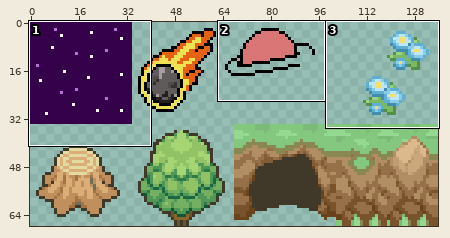
Sprite sheet, stored at asprite/tileset.png. The first picture is a wide view before the edit; the outline marks the close-up.
Close-up. Before the edit:
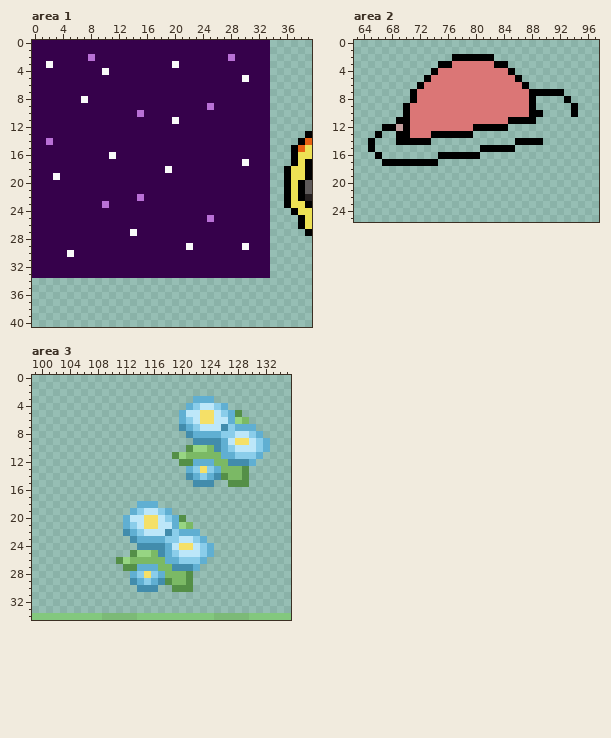
The file is 136x68 pixels. Colours within 5 levels of each other are drawn and written as one. Shown: area 1: x 0..39, y 0..40; area 2: x 63..97, y 0..25; area 3: x 99..135, y 0..34.
After:
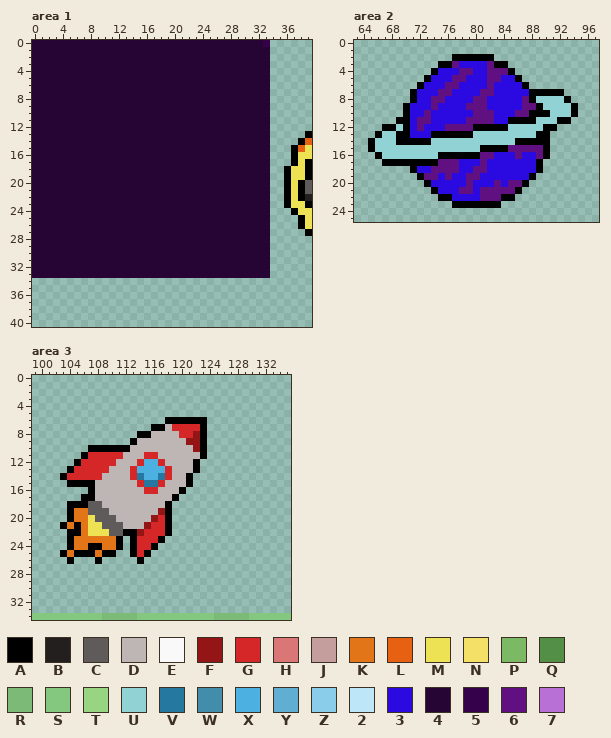
Palette (. is transparent): A #000000  B #241f1f  C #5f5b5b  D #beb5b5  E #f9f9f9  F #941515  G #d52727  H #db7676  J #c49d9d  K #e17518  L #e76112  M #ede154  N #f5e067  P #7bb965  Q #548f47  R #7cba77  S #83c87e  T #97d583  U #91d2d5  V #2578a0  W #428cac  X #4cb1e1  Y #60afd2  Z #8acdea  2 #bde7f9  3 #2b0ae1  4 #260434  5 #36014b  6 #611082  7 #b970d6
The commit says: Rakete gezeichnet
Difference:
--- area 1
@@ x 0..39 @@
- 0 5555555555555555555555555555555555......
- 1 5555555555555555555555555555555555......
- 2 5555555575555555555555555555755555......
- 3 55E55555555555555555E5555555555555......
- 4 5555555555E55555555555555555555555......
- 5 555555555555555555555555555555E555......
- 6 5555555555555555555555555555555555......
- 7 5555555555555555555555555555555555......
- 8 5555555E55555555555555555555555555......
- 9 5555555555555555555555555755555555......
-10 5555555555555557555555555555555555......
-11 55555555555555555555E5555555555555......
-12 5555555555555555555555555555555555......
-13 5555555555555555555555555555555555.....A
-14 5575555555555555555555555555555555....AL
-15 5555555555555555555555555555555555...ALM
-16 55555555555E5555555555555555555555...AMM
-17 555555555555555555555555555555E555...AMA
-18 5555555555555555555E55555555555555..AMMA
-19 555E555555555555555555555555555555..AMMA
-20 5555555555555555555555555555555555..AMAC
-21 5555555555555555555555555555555555..AMAC
-22 5555555555555557555555555555555555..AMAB
-23 5555555555755555555555555555555555..AMMA
-24 5555555555555555555555555555555555...AMM
-25 5555555555555555555555555755555555....AM
-26 5555555555555555555555555555555555....AM
-27 55555555555555E5555555555555555555.....A
-28 5555555555555555555555555555555555......
-29 5555555555555555555555E5555555E555......
-30 55555E5555555555555555555555555555......
-31 5555555555555555555555555555555555......
-32 5555555555555555555555555555555555......
-33 5555555555555555555555555555555555......
+ 0 4444444444444444444444444444444445......
+ 1 4444444444444444444444444444444444......
+ 2 4444444444444444444444444444444444......
+ 3 4444444444444444444444444444444444......
+ 4 4444444444444444444444444444444444......
+ 5 4444444444444444444444444444444444......
+ 6 4444444444444444444444444444444444......
+ 7 4444444444444444444444444444444444......
+ 8 4444444444444444444444444444444444......
+ 9 4444444444444444444444444444444444......
+10 4444444444444444444444444444444444......
+11 4444444444444444444444444444444444......
+12 4444444444444444444444444444444444......
+13 4444444444444444444444444444444444.....A
+14 4444444444444444444444444444444444....AL
+15 4444444444444444444444444444444444...ALM
+16 4444444444444444444444444444444444...AMM
+17 4444444444444444444444444444444444...AMA
+18 4444444444444444444444444444444444..AMMA
+19 4444444444444444444444444444444444..AMMA
+20 4444444444444444444444444444444444..AMAC
+21 4444444444444444444444444444444444..AMAC
+22 4444444444444444444444444444444444..AMAB
+23 4444444444444444444444444444444444..AMMA
+24 4444444444444444444444444444444444...AMM
+25 4444444444444444444444444444444444....AM
+26 4444444444444444444444444444444444....AM
+27 4444444444444444444444444444444444.....A
+28 4444444444444444444444444444444444......
+29 4444444444444444444444444444444444......
+30 4444444444444444444444444444444444......
+31 4444444444444444444444444444444444......
+32 4444444444444444444444444444444444......
+33 4444444444444444444444444444444444......
 34 ........................................
--- area 2
@@ x 63..97 @@
  2 ..............AAAAAA...............
- 3 ............AAHHHHHHAA.............
- 4 ...........AHHHHHHHHHHA............
- 5 ..........AHHHHHHHHHHHHA...........
- 6 .........AHHHHHHHHHHHHHHA..........
- 7 ........AHHHHHHHHHHHHHHHHAAAAA.....
- 8 ........AHHHHHHHHHHHHHHHHA....A....
- 9 .......AHHHHHHHHHHHHHHHHHA.....A...
-10 .......AHHHHHHHHHHHHHHHHHAA....A...
-11 ......AAHHHHHHHHHHHHHHAAAA.........
-12 ....AAJAHHHHHHHHHAAAAA.............
-13 ...A..AAHHHAAAAAA..................
-14 ..A...AAAAA............AAAA........
-15 ..A...............AAAAA............
-16 ...A........AAAAAA.................
-17 ....AAAAAAAA.......................
-18 ...................................
-19 ...................................
-20 ...................................
-21 ...................................
-22 ...................................
-23 ...................................
+ 3 ............AA633336AA.............
+ 4 ...........A3336633666A............
+ 5 ..........A333663336633A...........
+ 6 .........A33366333363333A..........
+ 7 ........A3336633336633333AAAAA.....
+ 8 ........A3366333366333336AUUUUA....
+ 9 .......A333633336663333366AUUUUA...
+10 .......A33633333366633366AAAUUUA...
+11 ......AA36633333666633AAAAUUUAA....
+12 ....AAUA363336666AAAAAUUUUUAA......
+13 ...AUUAA333AAAAAAUUUUUUUUUAA.......
+14 ..AUUUAAAAAUUUUUUUUUUUUAAAAA.......
+15 ..AUUUUUUUUUUUUUUUAAAA66666A.......
+16 ...AUUUUUUUUAAAAAA663336336A.......
+17 ....AAAAAAAA66633363333333A........
+18 ........A33666633663333333A........
+19 .........A663633663333333A.........
+20 ..........A3333363336366A..........
+21 ...........A33366366666A...........
+22 ............AA3333666AA............
+23 ..............AAAAAAA..............
 24 ...................................
--- area 3
@@ x 99..135 @@
  2 .....................................
- 3 .......................YYY...........
- 4 ......................YZ22ZY.........
- 5 .....................Y22NN2ZYQ.......
- 6 .....................YZ2NN22YTP......
- 7 .....................WYZ222WZYYY.....
- 8 ......................WYYYYZZ22ZY....
- 9 .......................WWWWY2NN2ZY...
-10 ......................QTTPWYZ222ZY...
-11 ....................QTPPPPPYYZZZY....
-12 .....................QQYYYPPWWWY.....
-13 ......................YZNZYPPPQ......
-14 ......................WYZYWQPPQ......
-15 .......................WWW..QQQ......
-16 .....................................
-17 .....................................
-18 ...............YYY...................
-19 ..............YZ22ZY.................
-20 .............Y22NN2ZYQ...............
-21 .............YZ2NN22YTP..............
-22 .............WYZ222WZYYY.............
-23 ..............WYYYYZZ22ZY............
-24 ...............WWWWY2NN2ZY...........
-25 ..............QTTPWYZ222ZY...........
-26 ............QTPPPPPYYZZZY............
-27 .............QQYYYPPWWWY.............
-28 ..............YZNZYPPPQ..............
-29 ..............WYZYWQPPQ..............
-30 ...............WWW..QQQ..............
+ 3 .....................................
+ 4 .....................................
+ 5 .....................................
+ 6 ...................AAAAAA............
+ 7 .................AADGGGGA............
+ 8 ...............AADDDDGGFA............
+ 9 ..............ADDDDDDDFFA............
+10 ........AAAAAADDDDDDDDDFA............
+11 .......AGGGGGDDDGGDDDDDDA............
+12 ......AGGGGGDDDGXXGDDDDA.............
+13 .....AGGGGGDDDGXXXXGDDDA.............
+14 ....AGGGGGDDDDGVXXVGDDA..............
+15 .....AAAADDDDDDGVVGDDDA..............
+16 ........ADDDDDDDGGDDDA...............
+17 .......AADDDDDDDDDDDA................
+18 .....AAACCDDDDDDDDDA.................
+19 .....AKKCCCDDDDDDDFA.................
+20 .....AKKMCCCDDDDDFGA.................
+21 ....AKAKMMCCCDDDFGGA.................
+22 .....AAKMMMCCAAFGGGA.................
+23 .....AKKKKKKA.AGGGA..................
+24 .....AKKAAKKA.AGGA...................
+25 ....AKAAAKAA..AGA....................
+26 .....A...A.....A.....................
+27 .....................................
+28 .....................................
+29 .....................................
+30 .....................................
 31 .....................................
Pixel boxes of the changes (left, top, right, bottom) in both close-ups:
changed: (32, 40, 270, 278)
changed: (375, 61, 571, 208)
changed: (60, 396, 270, 592)
